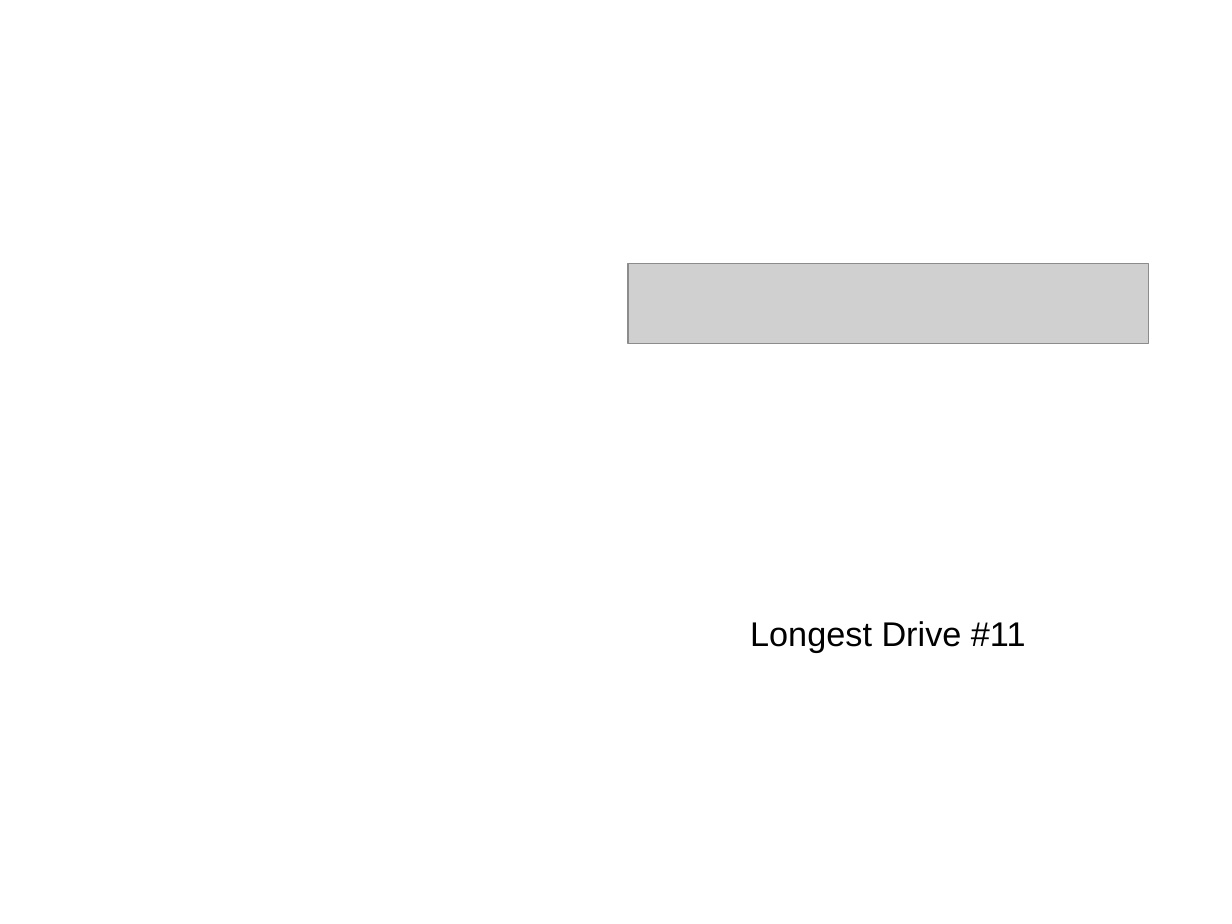
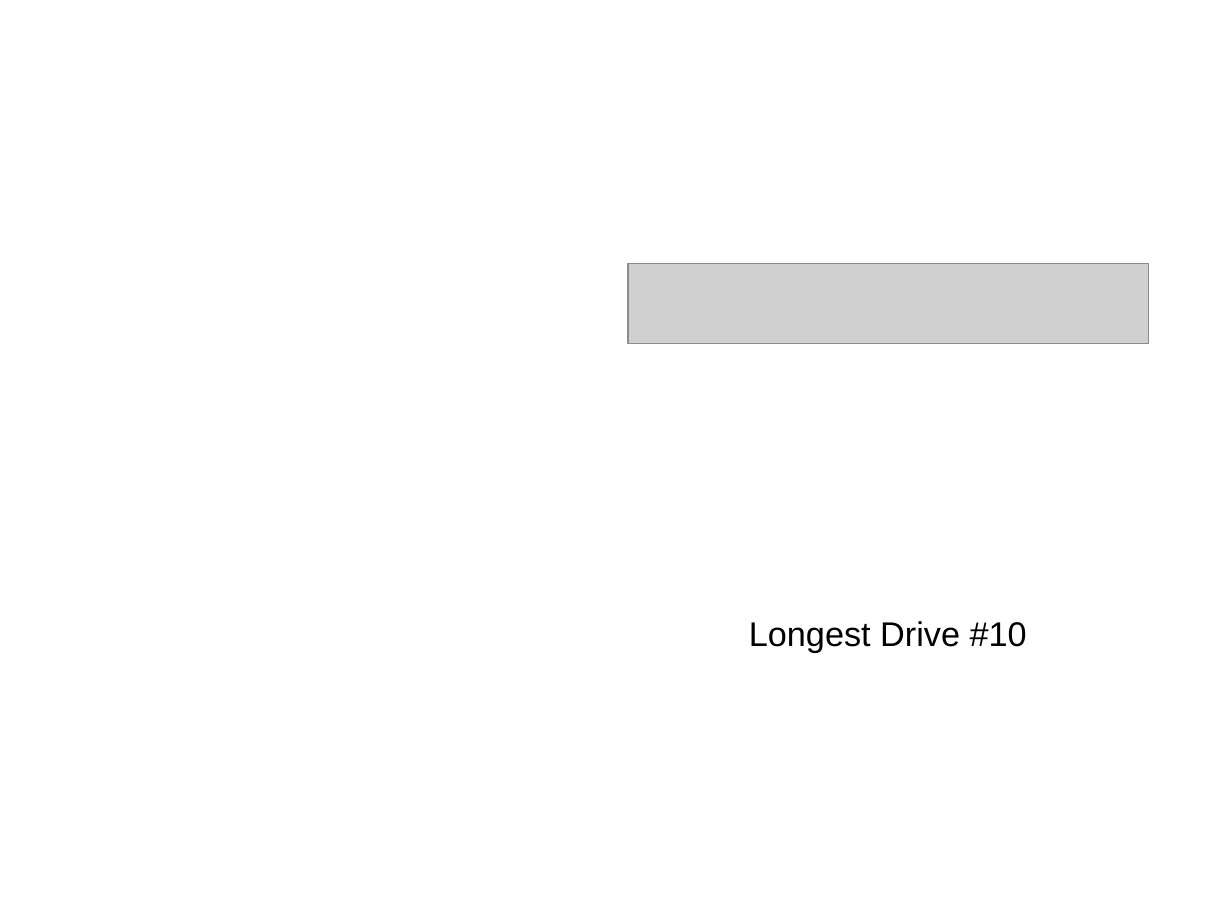
Before and after one commit to rkad40/golf2, a slide deck: slide 7 of etc/Envelopes.pptx. Drawn at 1232x924 pixels with LibreOffice and Linux fonts; fonts in the diff are those of the drawing; grey boxes stand for pictures. Boxes give left, top, right and bottom in pixels: in the first picture for what was removed or moved away, otherwise in the second. Text is boxed around its words. In the diff, an @@ line names an element or a change of style, - is before the commit and + after.

```diff
--- a/etc/Envelopes.pptx
+++ b/etc/Envelopes.pptx
@@ text at bbox=[749, 621, 1027, 652]: text changed @@
-Longest Drive #11
+Longest Drive #10
```
Also in this commit, not shown: 3 other slides changed, 6 other files.
